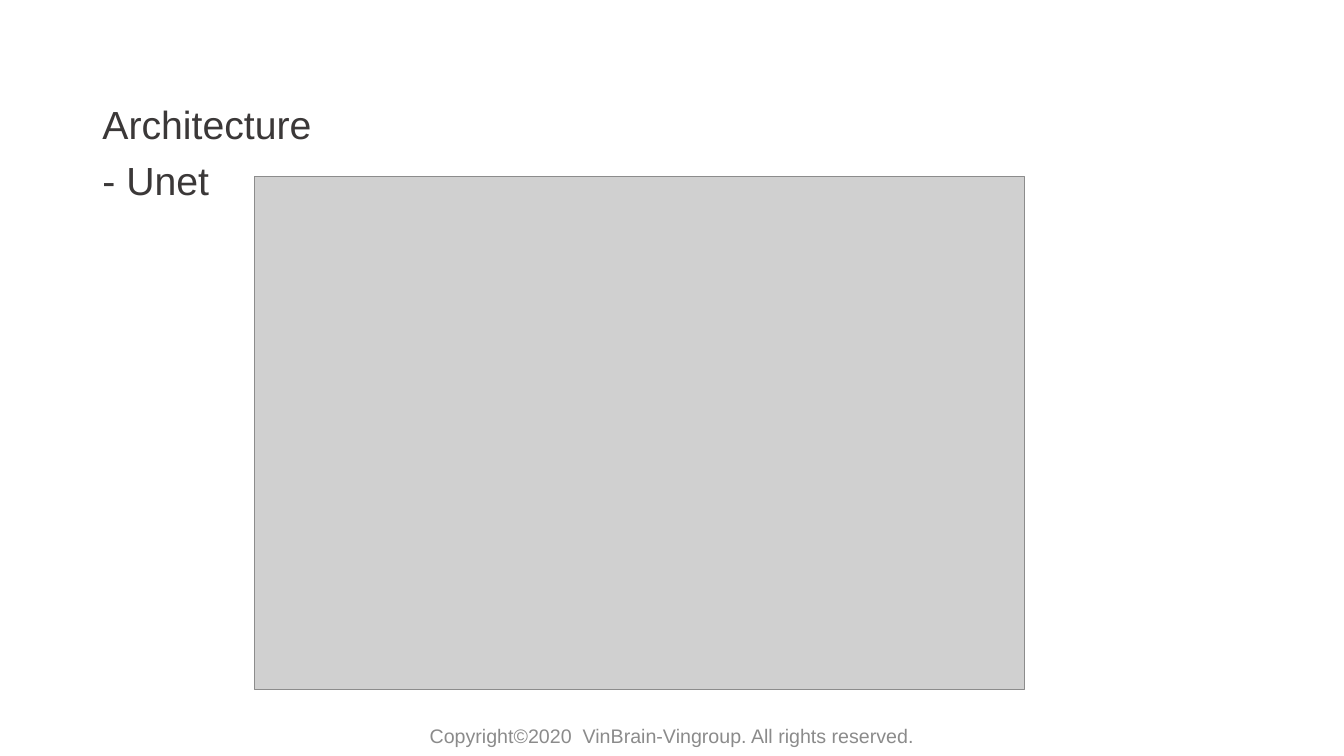
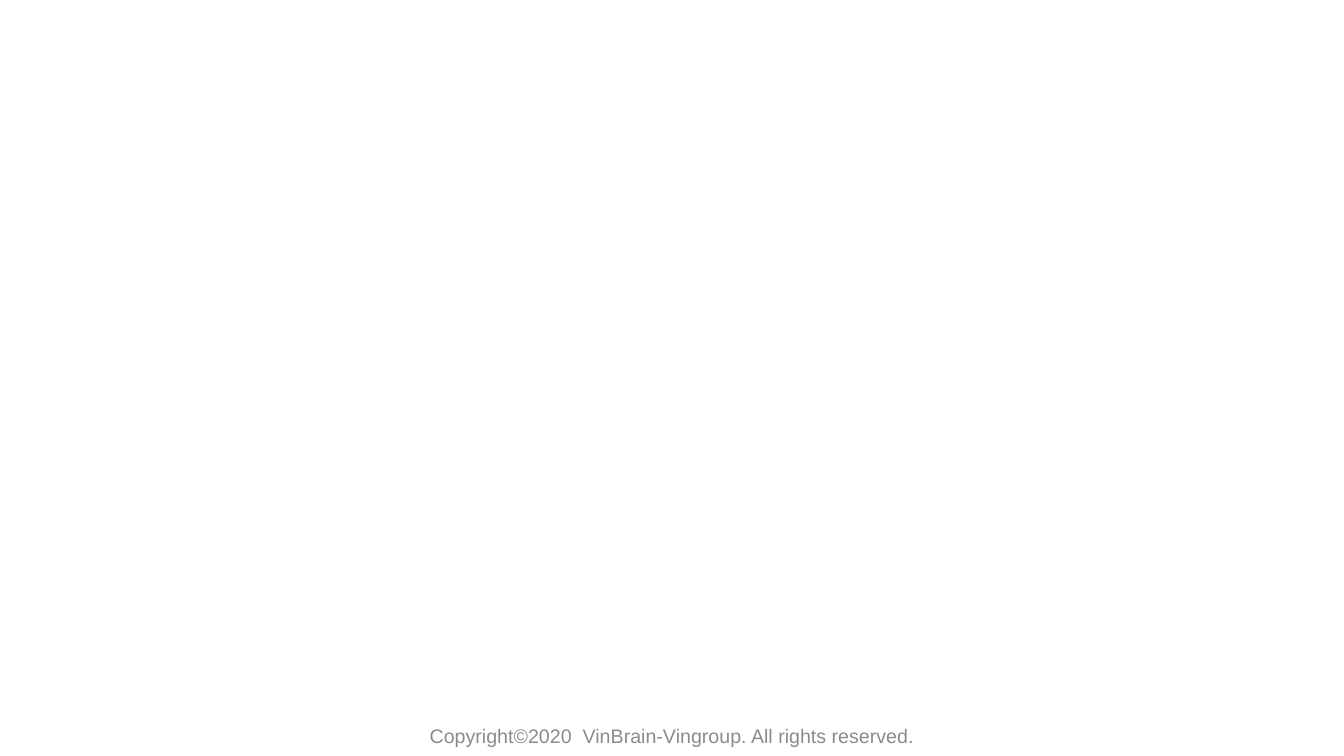
Before and after one commit to huyentls1114/vinbrain-internship, a slide deck: slide 14 of mid_term/mid_term.pptx (slide 8 before the commit). Drawn at 1344x756 pixels with LibreOffice and Linux fonts; fonts in the diff are those of the drawing; grey boxes stand for pictures; background and template pictures are left out. Boxes give left, top, right and bottom in pixels: in the first picture for what was removed or moved away, otherwise in the second. Text is boxed around its words. In the diff, an @@ line names an element or a change of style, - is before the commit and + after.

```diff
--- a/mid_term/mid_term.pptx
+++ b/mid_term/mid_term.pptx
@@ text removed at [102, 110, 311, 196] @@
-Architecture
-- Unet
@@ picture removed at [254, 176, 1024, 690] @@
```
Also in this commit, not shown: 7 other slides changed, 5 slides added, 6 slides removed, 5 other files.
